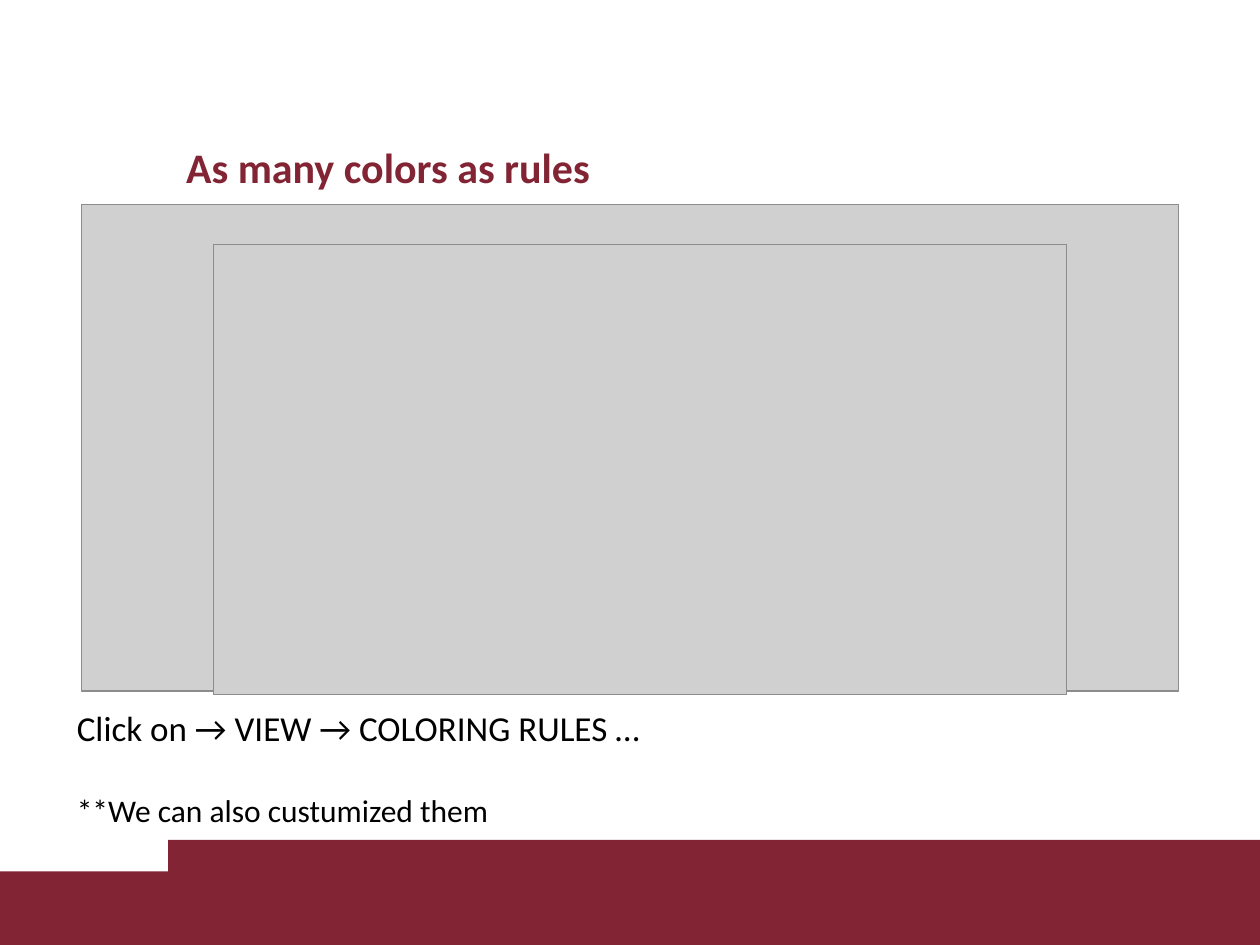
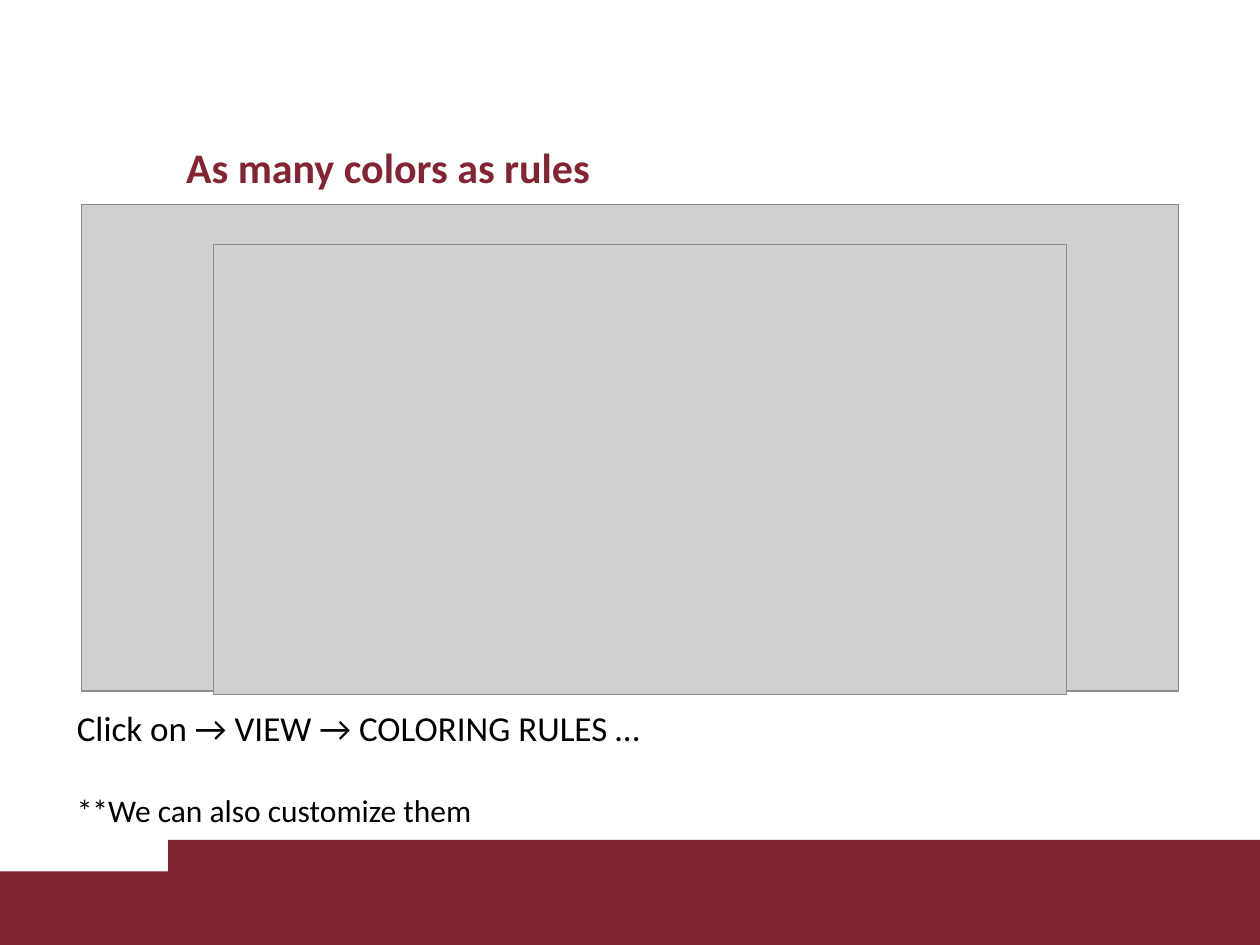
Before and after one commit to davaureli/NBD_LabSession, a slide deck: slide 23 of Lecture 1/Lecture 1.pptx. Drawn at 1260x945 pixels with LibreOffice and Linux fonts; fonts in the diff are those of the drawing; grey boxes stand for pictures; background and template pictures are left out. Boxes give left, top, right and bottom in pixels: in the first picture for what was removed or moved away, otherwise in the second. Text is boxed around its words. In the diff, an @@ line names an element or a change of style, - is before the commit and + after.

```diff
--- a/Lecture 1/Lecture 1.pptx
+++ b/Lecture 1/Lecture 1.pptx
@@ text at [77,799,471,823]: text changed @@
-**We can also custumized them
+**We can also customize them
```
Also in this commit, not shown: 7 other slides changed, 1 other file.
